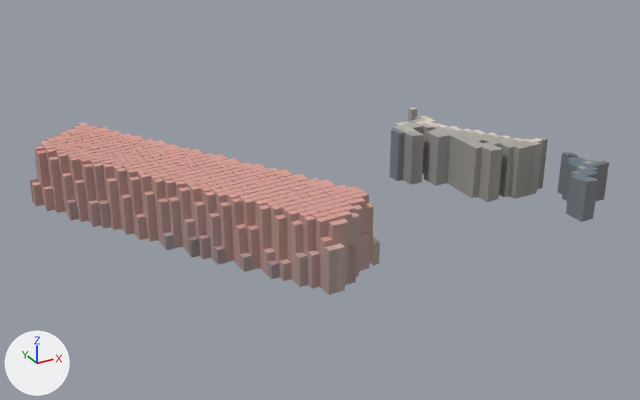
The glTF model tracks/spa/buildings.glb: old version first, new version second.
One viewpoint serves both versions: a 50 mm camera at (-129.0, -159.0, 100.0) aimed at (-33.0, 16.0, 13.0). The lights are fixed; the arrows at lower left show +X, +Y and +Z. The picture after the commit comes second. Where no turn or scale is listed for an object, it has been applied to the vertices.

Before the edit, the objects in view are built like this:
```python
me_b_5_10 = bpy.data.meshes.new('b_5_10')
me_b_5_10.from_pydata(...)  # 237 vertices, 186 faces; spans x -12.0..12.0, y -6.0..6.0, z -8.7..8.7
me_b_5_10.materials.append(mat_building)
me_b_5_11 = bpy.data.meshes.new('b_5_11')
me_b_5_11.from_pydata(...)  # 1903 vertices, 1250 faces; spans x -32.0..32.0, y -37.0..37.0, z -10.1..10.1
me_b_5_11.materials.append(mat_building)
me_b_6_10 = bpy.data.meshes.new('b_6_10')
me_b_6_10.from_pydata(...)  # 46 vertices, 38 faces; spans x -4.0..4.0, y -3.0..3.0, z -5.72..5.72
me_b_6_10.materials.append(mat_building)
ob_b_5_10 = bpy.data.objects.new('b_5_10', me_b_5_10)
ob_b_5_10.location = (-40.0, -6.0, 11.5)
ob_b_5_11 = bpy.data.objects.new('b_5_11', me_b_5_11)
ob_b_5_11.location = (-60.0, 37.0, 12.2)
ob_b_6_10 = bpy.data.objects.new('b_6_10', me_b_6_10)
ob_b_6_10.location = (38.0, -3.0, 6.4)
# also in view: 'b_6_11' at (28.0, 28.0, 9.0)
```
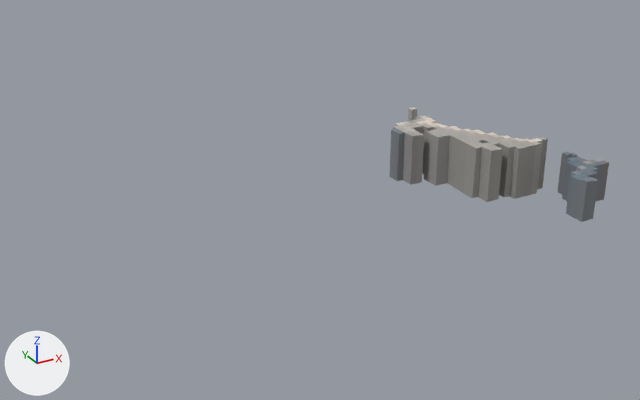
Where the change shows, as pixel boxes [x1, y1, x2, y2] in the pictures (640 x 400 px):
```json
{"object": "b_5_11", "change": "deleted", "before": [30, 122, 364, 279], "on screen": "pink"}
{"object": "b_5_10", "change": "deleted", "before": [279, 192, 380, 295], "on screen": "brown"}
```

Edits to the scene script, one JSON object a line:
```json
{"op": "remove", "block": "ob_b_5_10", "code": ["ob_b_5_10 = bpy.data.objects.new('b_5_10', me_b_5_10)", "ob_b_5_10.location = (-40.0, -6.0, 11.5)"]}
{"op": "remove", "block": "ob_b_5_11", "code": ["ob_b_5_11 = bpy.data.objects.new('b_5_11', me_b_5_11)", "ob_b_5_11.location = (-60.0, 37.0, 12.2)"]}
```
